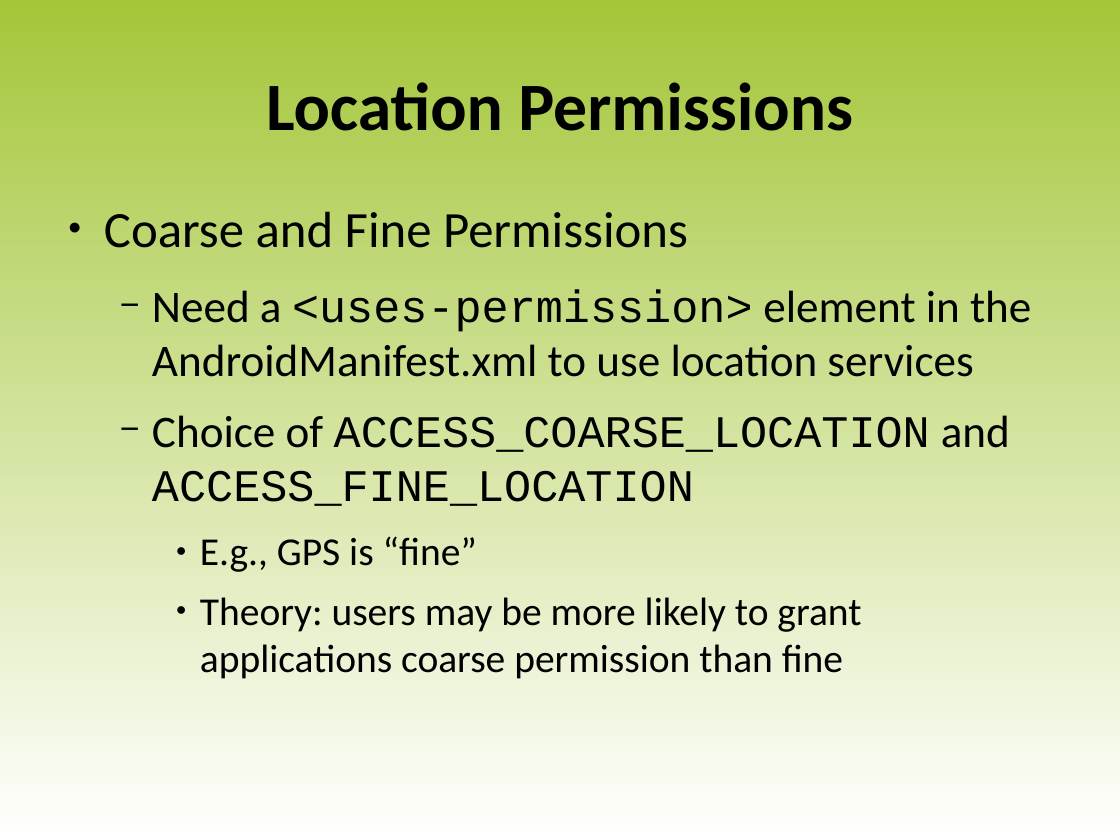
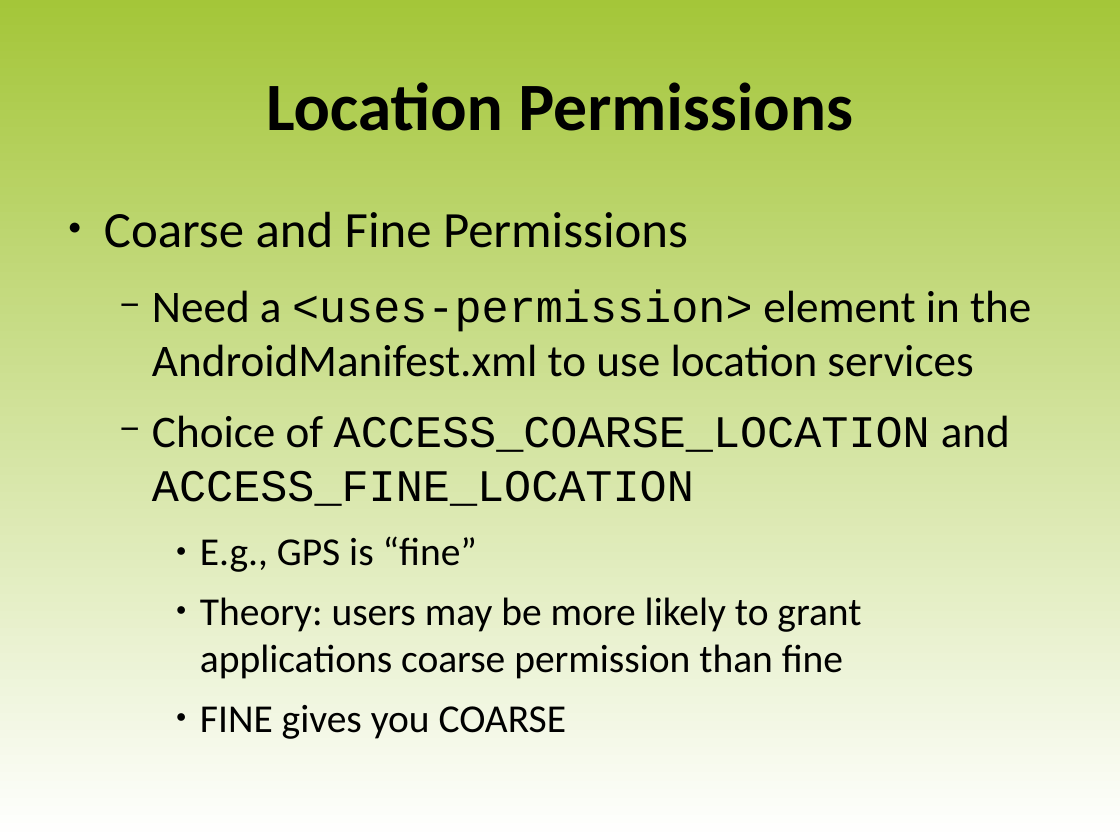
Before and after one commit to luigi-agosti/cw-courseware, a slide deck: slide 3 of 16-Location.odp. Drawn at 1120x840 pixels with LibreOffice and Linux fonts; fonts in the diff are those of the drawing; background and template pictures are left out. Boxes give left, top, right and bottom in pixels: in the first picture for what was removed or moved away, otherwise in the second. Text is boxed around its words. In the diff, an @@ line names an element or a change of style, - is before the commit and + after.

Commit message:
Added bullet on COARSE/FINE scope

```diff
--- a/16-Location.odp
+++ b/16-Location.odp
@@ text at box(200, 705, 566, 739): paragraph added @@
+    ● FINE gives you COARSE
```
